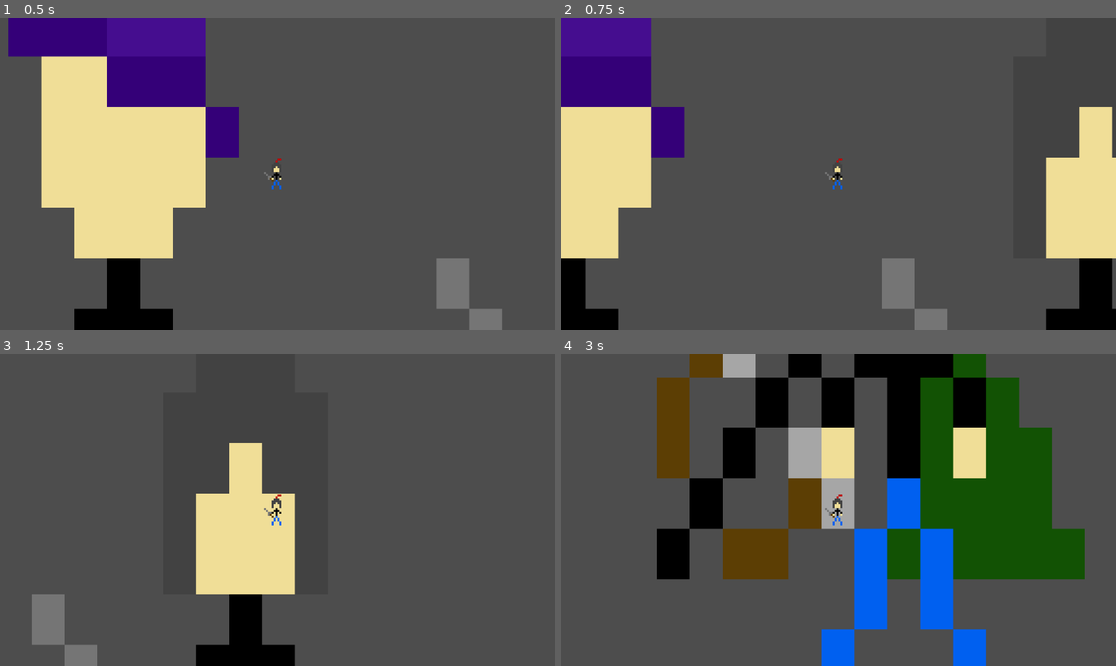
Above: before the commit, frames 1-4 (two rows, left to right).
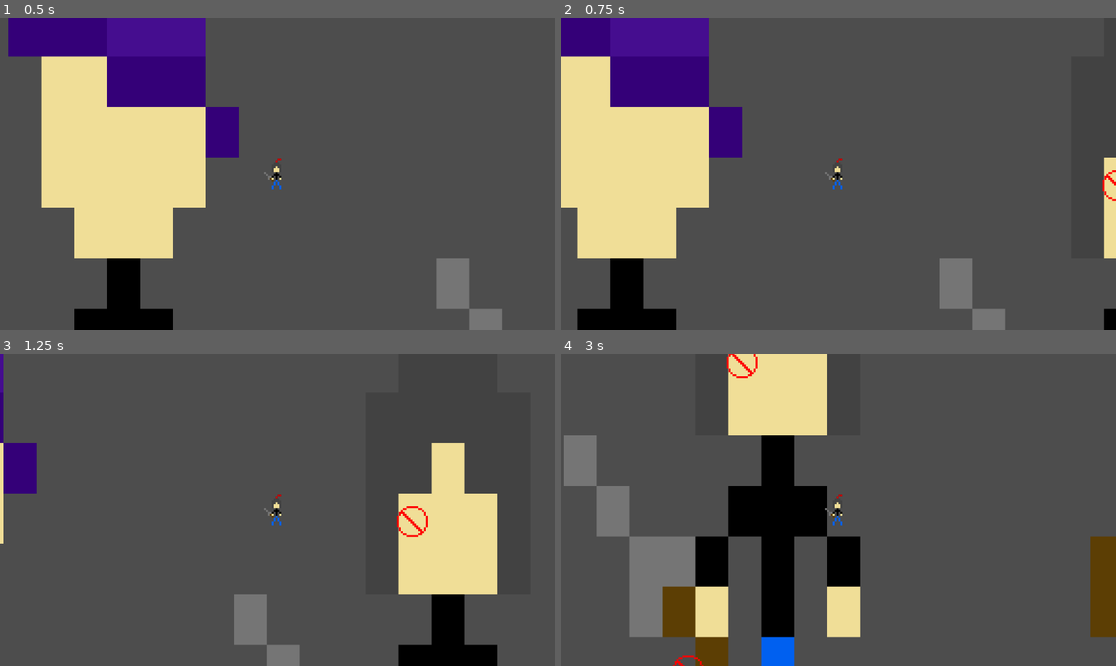
Above: after the commit, the same moments.

Repository: Jovan-04/evan-colin-game
Game: Godot game, scene res://game.tscn
Two runs of this game, one before a commit and one after it. Both use one fixed random seed, a clock stepped at 60 frames per second and the inputs below.
Inputs:
- Up to frame 1 (0.5 s): no input
- Up to frame 2 (0.75 s): tap Enter at 0.5 s; hold D (move_right) from 0.53 s (still down)
- Up to frame 3 (1.25 s): keep holding D (move_right)
- Up to frame 4 (3 s): release D (move_right) at 1.28 s; hold S (move_down) 1.28-2.03 s; hold D (move_right) 2.03-2.78 s; hold W (move_up) from 2.78 s (still down)

Frame 1 is identical in both runs. In frame 2, 22% of the frame differs, in the area x 0-100%, y 0-100%; in frame 3, 21%; in frame 4, 56%.

Commit message:
added monster sprite & lowered walking speed

Diff:
--- /dev/null
+++ b/Monsters/monsters.tscn
@@ -0,0 +1,28 @@
+[gd_scene load_steps=5 format=3 uid="uid://day55a7bjet46"]
+
+[ext_resource type="Texture2D" uid="uid://mijrvy4p2ovd" path="res://Monsters/base-monster.png" id="1_30yix"]
+
+[sub_resource type="AtlasTexture" id="AtlasTexture_g7ojk"]
+atlas = ExtResource("1_30yix")
+region = Rect2(0, 0, 16, 16)
+
+[sub_resource type="SpriteFrames" id="SpriteFrames_jicxa"]
+animations = [{
+"frames": [{
+"duration": 1.0,
+"texture": SubResource("AtlasTexture_g7ojk")
+}],
+"loop": true,
+"name": &"default",
+"speed": 5.0
+}]
+
+[sub_resource type="CircleShape2D" id="CircleShape2D_ehkbe"]
+
+[node name="Node2D" type="CharacterBody2D"]
+
+[node name="AnimatedSprite2D" type="AnimatedSprite2D" parent="."]
+sprite_frames = SubResource("SpriteFrames_jicxa")
+
+[node name="CollisionShape2D" type="CollisionShape2D" parent="."]
+shape = SubResource("CircleShape2D_ehkbe")
--- a/Player/player.gd
+++ b/Player/player.gd
@@ -1,7 +1,7 @@
 extends CharacterBody2D
 
 
-const SPEED = 300.0
+const SPEED = 150.0
 const JUMP_VELOCITY = -400.0
 
 
--- a/game.tscn
+++ b/game.tscn
@@ -1,7 +1,8 @@
-[gd_scene load_steps=3 format=3 uid="uid://d3850043hdu0p"]
+[gd_scene load_steps=4 format=3 uid="uid://d3850043hdu0p"]
 
 [ext_resource type="PackedScene" uid="uid://dtbprxe8mkerf" path="res://Player/player.tscn" id="1_ynrhd"]
 [ext_resource type="Texture2D" uid="uid://ipdm5gdnwd7q" path="res://Player/player-sprites.png" id="2_yjr2m"]
+[ext_resource type="PackedScene" uid="uid://day55a7bjet46" path="res://Monsters/monsters.tscn" id="3_je5au"]
 
 [node name="Game" type="Node2D"]
 
@@ -16,3 +17,12 @@
 position = Vector2(408, 203)
 scale = Vector2(17.0833, 26.1875)
 texture = ExtResource("2_yjr2m")
+
+[node name="Node2D" parent="." instance=ExtResource("3_je5au")]
+position = Vector2(353, 299)
+
+[node name="Node2D2" parent="." instance=ExtResource("3_je5au")]
+position = Vector2(381, 139)
+
+[node name="Node2D3" parent="." instance=ExtResource("3_je5au")]
+position = Vector2(198, 308)
Binary file added: Monsters/base-monster.png
Not shown, added: Monsters/base-monster.png.import
